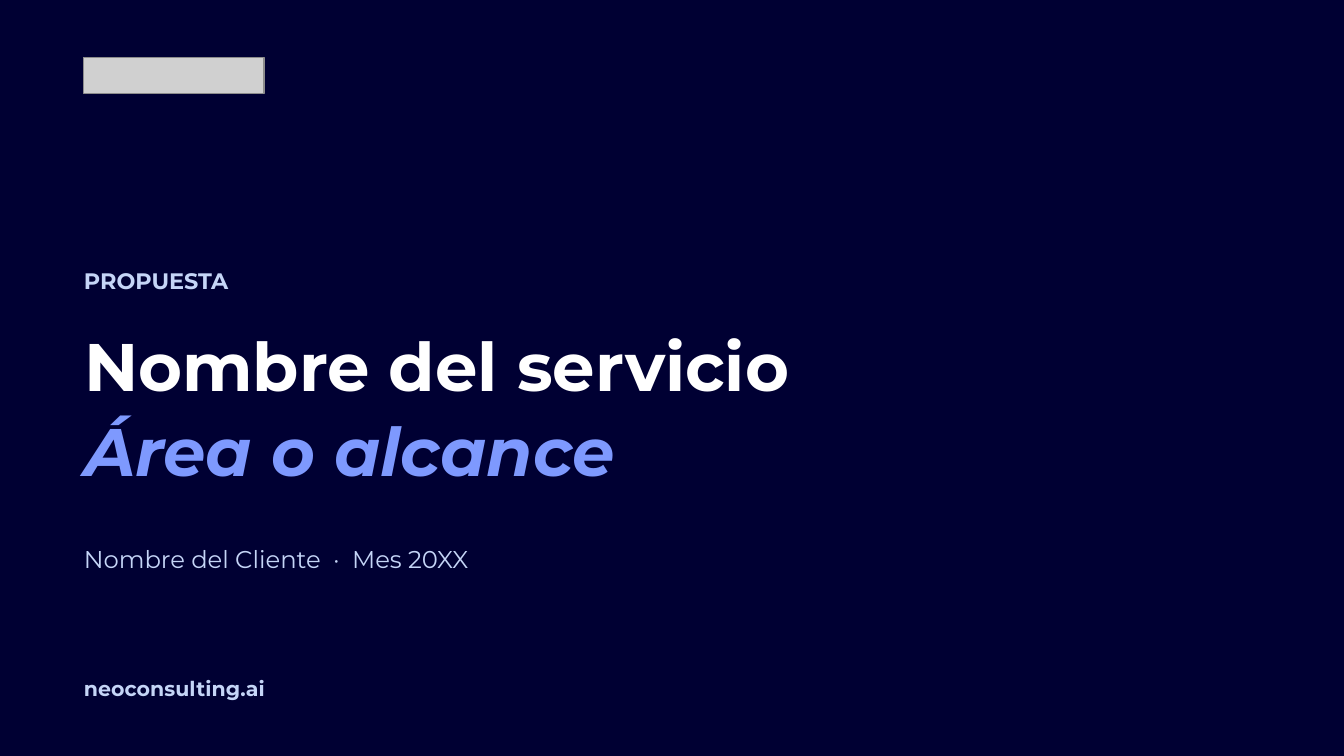
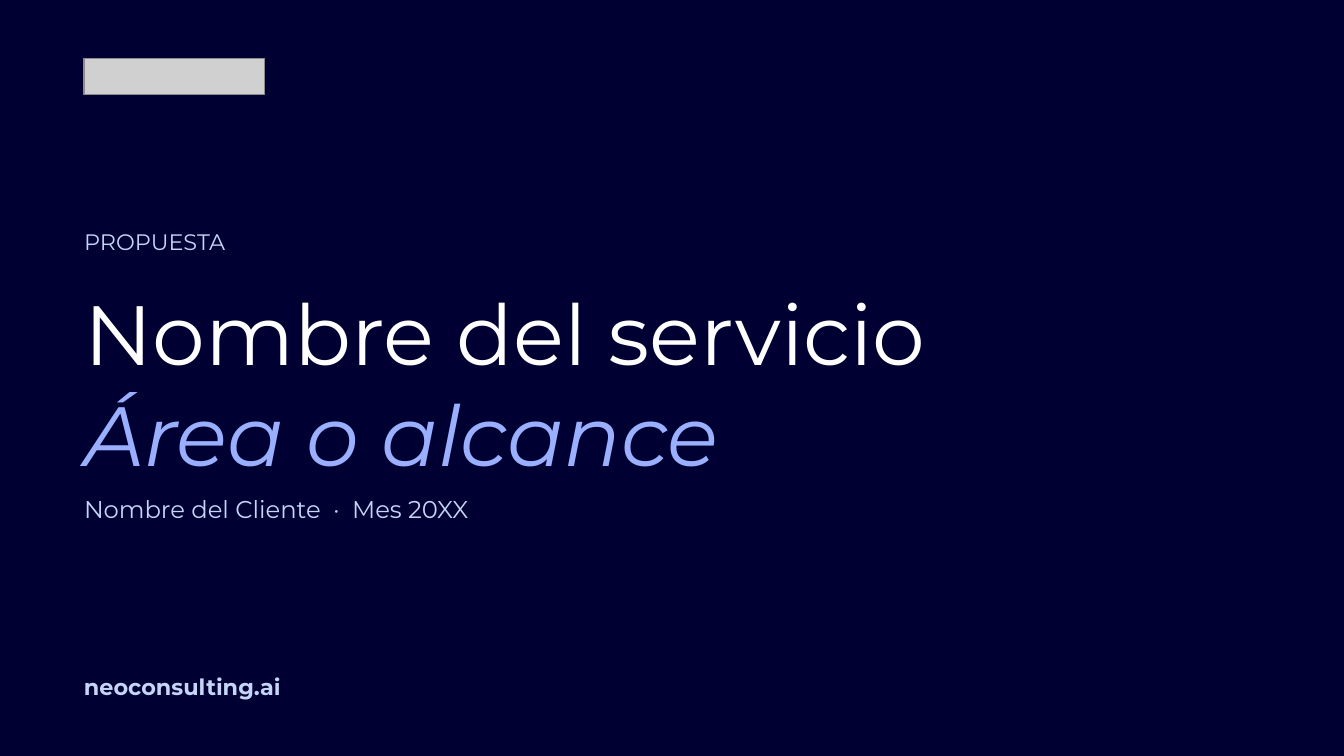
Before and after one commit to miguelchumacero/plantilla-base-deck, a slide deck: slide 2 of plantilla-base.pptx. Drawn at 1344x756 pixels with LibreOffice and Linux fonts; fonts in the diff are those of the drawing; grey boxes stand for pictures; background and template pictures are left out. Boxes give left, top, right and bottom in pixels: in the first picture for what was removed or moved away, otherwise in the second. Text is boxed around its words. In the diff, an @@ line names an element or a change of style, - is before the commit and + after.

```diff
--- a/plantilla-base.pptx
+++ b/plantilla-base.pptx
@@ text "PROPUESTA": place and size @@
-text "PROPUESTA" at [84, 273, 228, 290]
+text "PROPUESTA" at [84, 234, 225, 250]
@@ text "PROPUESTA" at [84, 234, 225, 250]: bold off; vertical alignment middle to top @@
@@ text "Nombre del servicio": place and size @@
-text "Nombre del servicio" at [84, 338, 789, 477]
+text "Nombre del servicio" at [84, 302, 926, 467]
@@ text "Nombre del servicio" at [84, 302, 926, 467]: size 36 to 45 pt, bold off; text colour #7E99FE to #9AAFFE in "Área o alcance"; line spacing 1.06 to 1; vertical alignment middle to top @@
@@ text "Nombre del Cliente · Mes ...": place and size @@
-text "Nombre del Cliente · Mes ..." at [84, 550, 468, 568]
+text "Nombre del Cliente · Mes ..." at [84, 500, 468, 518]
@@ text "Nombre del Cliente · Mes ..." at [84, 500, 468, 518]: line spacing 1 to 1.06; vertical alignment middle to top @@
@@ text "neoconsulting.ai" at [84, 677, 281, 700]: size 11 to 12 pt; vertical alignment middle to top @@
```
Also in this commit, not shown: 32 other slides changed, 5 slides added, 8 slides removed, 2 other files.
